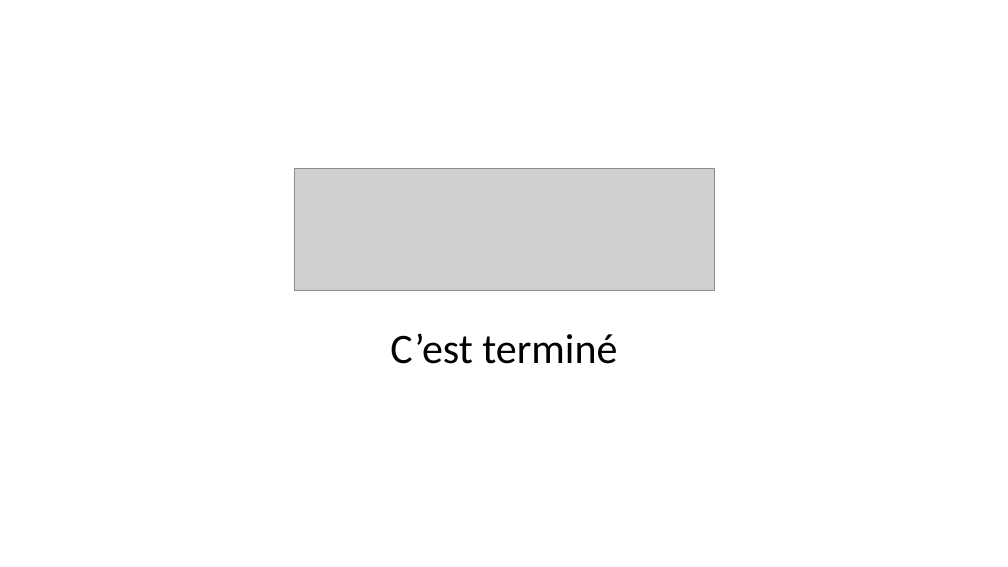
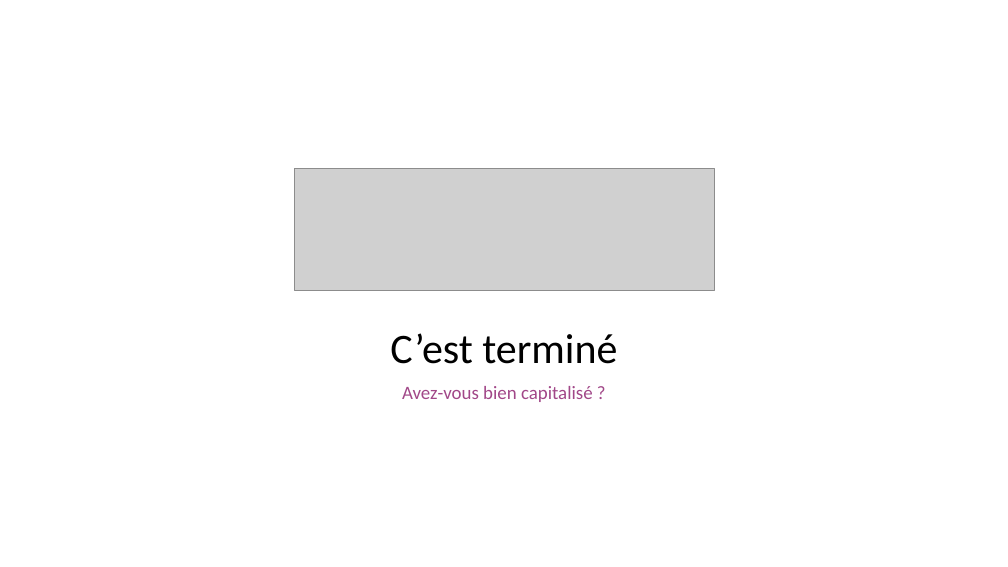
Before and after one commit to HEG-Arc/odoosim, a slide deck: slide 29 of BreweryAndCo.pptx. Drawn at 1008x567 pixels with LibreOffice and Linux fonts; fonts in the diff are those of the drawing; grey boxes stand for pictures. Boxes give left, top, right and bottom in pixels: in the first picture for what was removed or moved away, otherwise in the second. Text is boxed around its words. In the diff, an @@ line names an element or a change of style, - is before the commit and + after.

```diff
--- a/BreweryAndCo.pptx
+++ b/BreweryAndCo.pptx
@@ subtitle at bbox=[402, 386, 593, 402]: paragraph added @@
+Avez-vous bien capitalisé ?
```
Also in this commit, not shown: 10 other slides changed, 4 other files.
